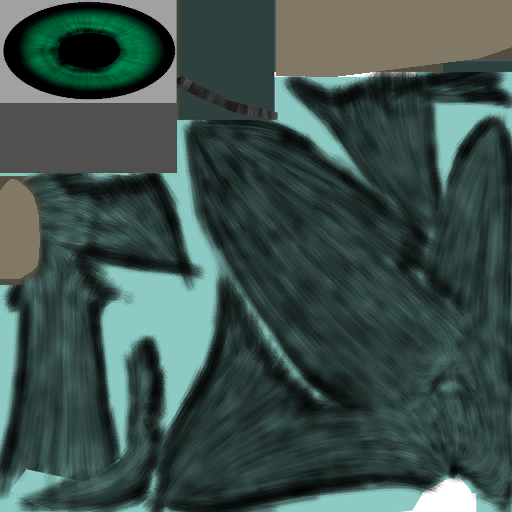
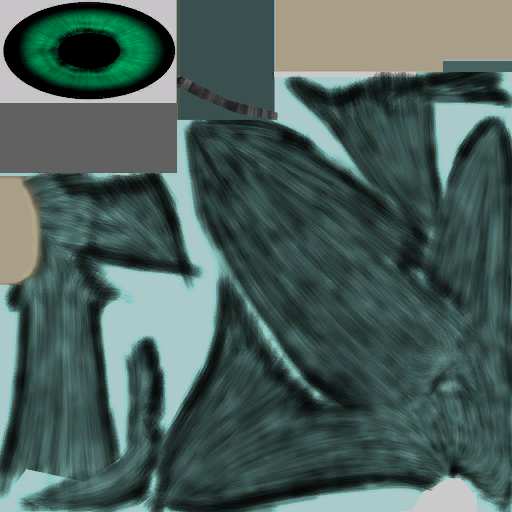
Before/after of a 512×512 layered artwork. What changed in the layer stack:
removed layer "tex" over [0, 0, 512, 512]
added layer "Pasted Layer" (50%) above "ch_sonic_tex01_sp.png" over [0, 0, 512, 285]
added layer "ch_sonic_tex01_sp.png" over [0, 0, 512, 512]
